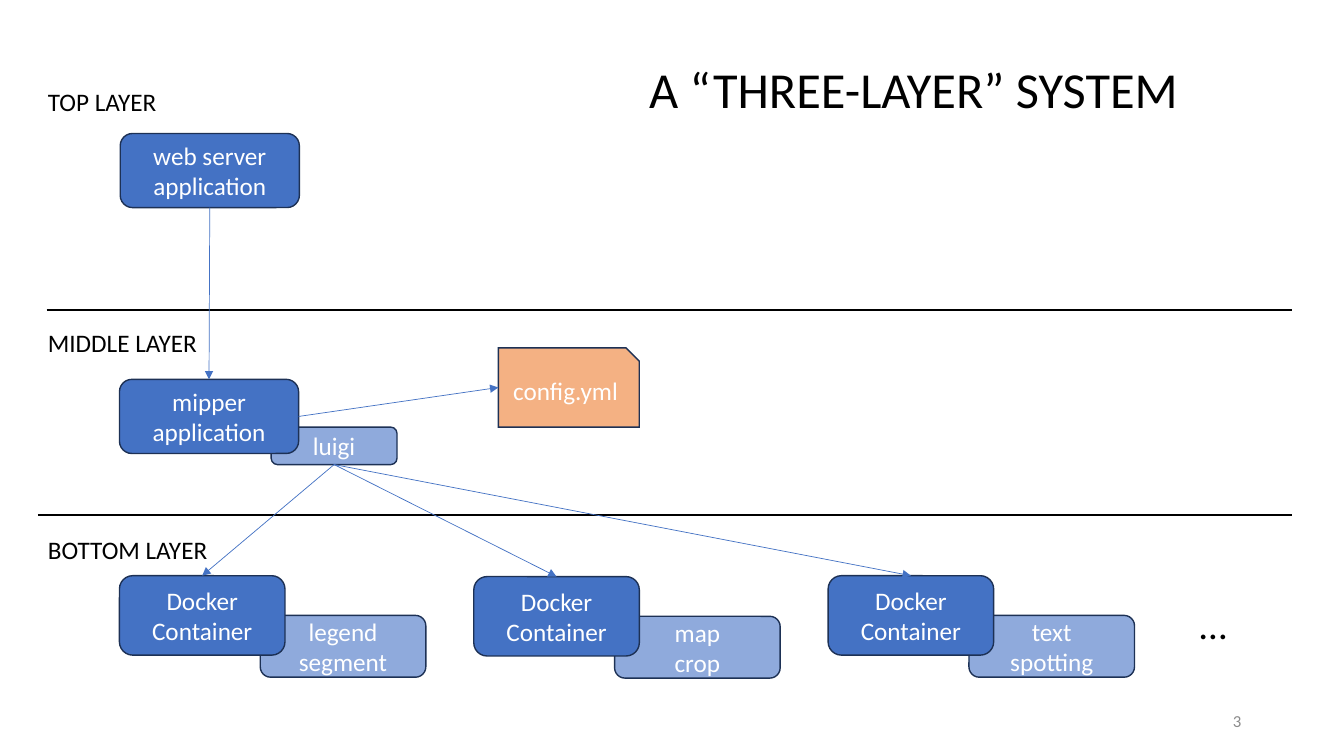
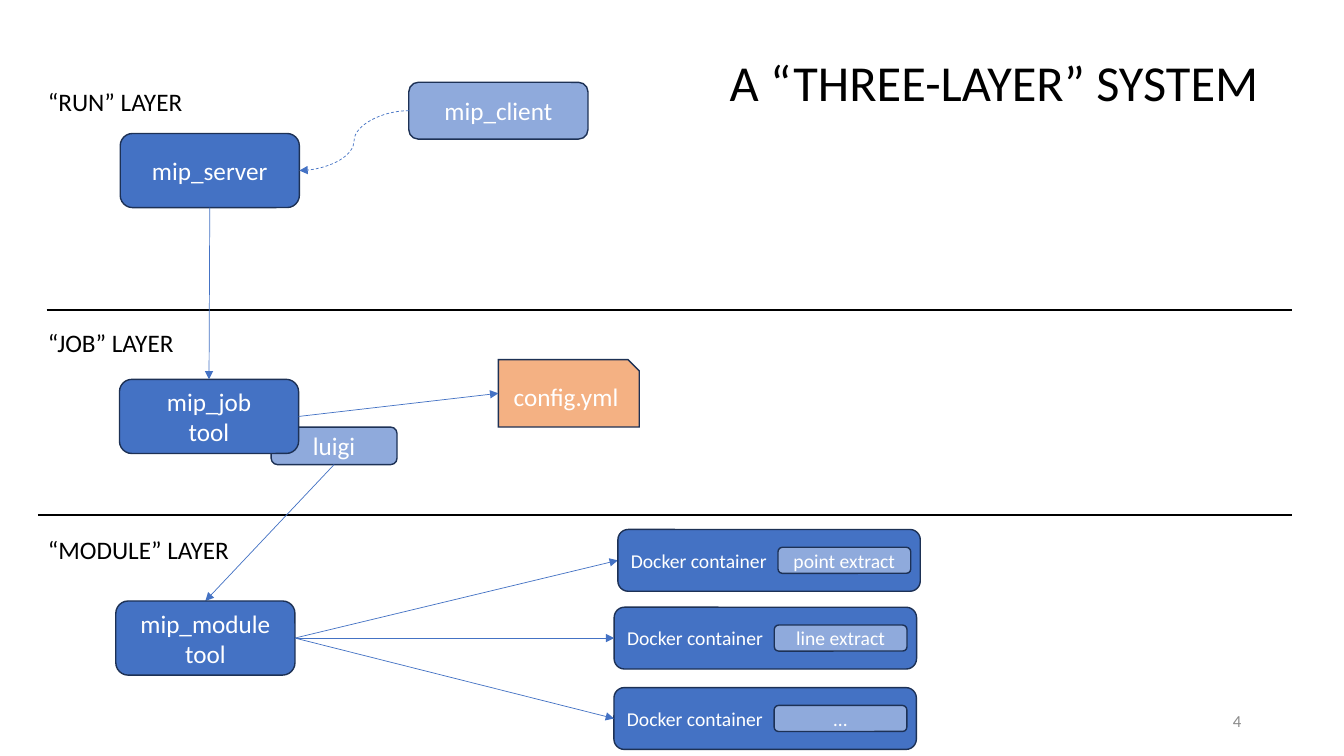
Before and after one commit to DARPA-CRITICALMAAS/ta1_integration, a slide deck: slide 4 of docs/overview.pptx (slide 3 before the commit). Drawn at 1344x756 pixels with LibreOffice and Linux fonts; fonts in the diff are those of the drawing. Boxes give left, top, right and bottom in pixels: in the first picture for what was removed or moved away, otherwise in the second. Text is boxed around its words. In the diff, an @@ line names an element or a change of style, - is before the commit and + after.

Commit message:
fixes from deployment testing (#7)
* log the docker command

* updates for new mip_* tools

* updated TODOs

* wip: mip service

* line extract bug fix

* removed text-spotting

* removed text spotting

* geopackage cmd line error

* server wip

* doc fixes from Weiwei

* added 23

* bug fix

```diff
--- a/docs/overview.pptx
+++ b/docs/overview.pptx
@@ text "A “THREE-LAYER” SYSTEM": place and size @@
-text "A “THREE-LAYER” SYSTEM" at (649, 72, 1178, 109)
+text "A “THREE-LAYER” SYSTEM" at (730, 65, 1258, 102)
@@ rounded rectangle added at (409, 83, 589, 139), fill #8FAADC, outline #1E3256 1 pt, 18 pt, text #FFFFFF @@
+mip_client
@@ text at (48, 93, 183, 111): text changed @@
-TOP LAYER
+“RUN” LAYER
@@ curved arrow added from (409, 111) to (299, 170), #4472C4 0.5 pt dashed @@
@@ text in rounded rectangle at (152, 162, 267, 184): text changed @@
-web server
-application
+mip_server
@@ text at (48, 334, 174, 352): text changed @@
-MIDDLE LAYER
+“JOB” LAYER
@@ snip rect "config.yml": place and size @@
-snip rect "config.yml" at (498, 348, 639, 427)
+snip rect "config.yml" at (498, 360, 639, 427)
@@ text in rounded rectangle at (167, 393, 251, 441): text changed @@
-mipper application
+mip_job
+tool
@@ arrow moved from (298, 416) - (498, 387) to (298, 416) - (498, 393) @@
@@ arrow moved from (334, 465) - (203, 576) to (334, 465) - (206, 601) @@
@@ arrow removed from (334, 465) to (911, 576) @@
@@ rounded rectangle "Docker container": place and size @@
-rounded rectangle "Docker container" at (829, 576, 994, 655)
+rounded rectangle "Docker container" at (618, 529, 921, 591)
@@ text at (48, 541, 229, 559): text changed @@
-BOTTOM LAYER
+“MODULE” LAYER
@@ arrow moved from (334, 465) - (557, 577) to (295, 638) - (618, 561) @@
@@ text in rounded rectangle at (631, 554, 767, 568): text changed; size 18 to 14 pt @@
-Docker Container
+Docker container
@@ rounded rectangle added at (778, 547, 911, 574), fill #8FAADC, outline #1E3256 1 pt, 14 pt, text #FFFFFF @@
+point extract
@@ text removed at (1190, 595, 1237, 652) @@
-…
@@ rounded rectangle added at (116, 601, 295, 676), fill #4472C4, outline #1E3256 1 pt, 18 pt, text #FFFFFF @@
+mip_module
+tool
@@ rounded rectangle removed at (260, 616, 425, 678) @@
-legend
-segment
@@ rounded rectangle "Docker container": place and size @@
-rounded rectangle "Docker container" at (474, 577, 639, 656)
+rounded rectangle "Docker container" at (614, 607, 917, 668)
@@ rounded rectangle removed at (615, 616, 780, 678) @@
-map
-crop
@@ rounded rectangle added at (774, 625, 907, 651), fill #8FAADC, outline #1E3256 1 pt, 14 pt, text #FFFFFF @@
+line extract
@@ rounded rectangle removed at (969, 616, 1134, 678) @@
-text
-spotting
@@ arrow added from (295, 638) to (614, 638), #4472C4 0.5 pt @@
@@ arrow added from (295, 638) to (614, 719), #4472C4 0.5 pt @@
@@ text in rounded rectangle at (627, 631, 763, 645): text changed; size 18 to 14 pt @@
-Docker Container
+Docker container
@@ rounded rectangle "Docker container": place and size @@
-rounded rectangle "Docker container" at (120, 576, 285, 655)
+rounded rectangle "Docker container" at (614, 688, 917, 749)
@@ text in rounded rectangle at (627, 712, 763, 726): text changed; size 18 to 14 pt @@
-Docker Container
+Docker container
@@ rounded rectangle added at (774, 706, 907, 732), fill #8FAADC, outline #1E3256 1 pt, 14 pt, text #FFFFFF @@
+…
@@ page number at (1233, 716, 1241, 727): text changed @@
-3
+4
```
Also in this commit, not shown: 8 other slides changed, 1 slide added, 4 slides removed, 16 other files.
